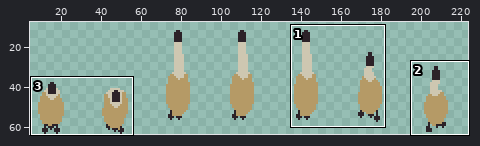
File history of a sprite sheet, art/boss/boss-attack-up.png. The first picture is a wide view before the edit; the outline marks the close-up.
Close-up. The starting point:
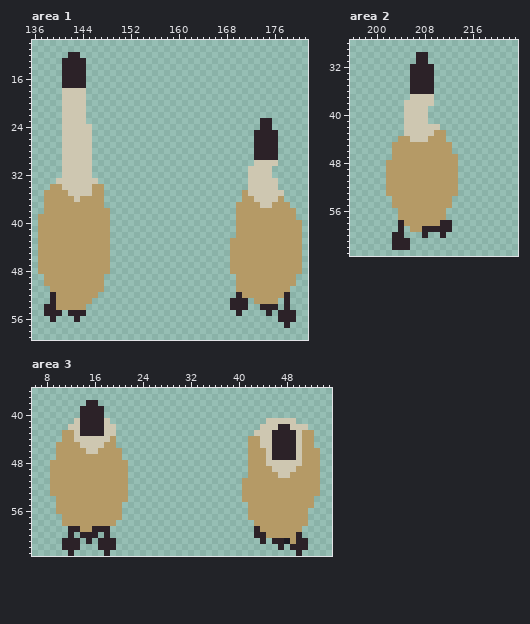
The file is 224x64 pixels. Shown: area 1: x 136..181, y 10..59; area 2: x 196..223, y 28..63; area 3: x 6..55, y 36..63. The wide view leaves out empty margins. The commit also changed other parts of the picture, which this record leaves out.
The same view after the edit:
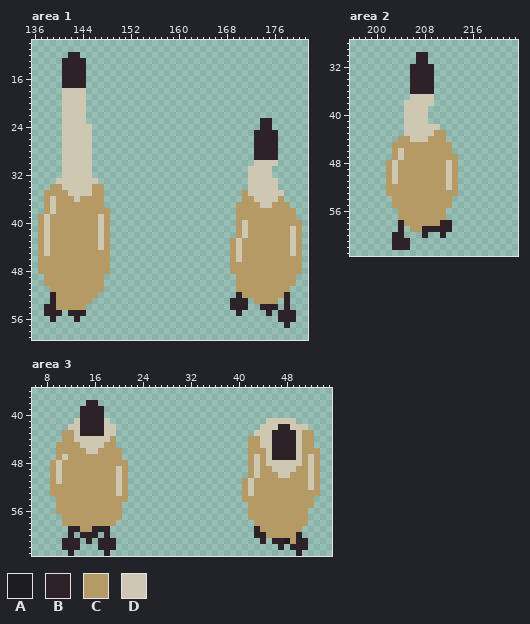
Palette (. is transparent): A #1d1b24  B #2c2228  C #b59a66  D #cec7b1
From old to new:
Area 1:
y 36..38: x 139 C -> D
y 39: x 138 C -> D; x 147 C -> D
y 40: x 138 C -> D; x 147 C -> D; x 171 C -> D
y 41..42: x 138 C -> D; x 147 C -> D; x 171 C -> D; x 179 C -> D
y 43..44: x 138 C -> D; x 147 C -> D; x 170 C -> D; x 179 C -> D
y 45: x 138 C -> D; x 170 C -> D; x 179 C -> D
y 46: x 170 C -> D
Area 2:
y 46..47: x 204 C -> D
y 48..51: x 203 C -> D; x 212 C -> D
y 52: x 212 C -> D
Area 3:
y 47: x 11 C -> D; x 43 C -> D; x 52 C -> D
y 48: x 10 C -> D; x 43 C -> D; x 52 C -> D
y 49..50: x 10 C -> D; x 20 C -> D; x 43 C -> D; x 52 C -> D
y 51: x 10 C -> D; x 20 C -> D; x 42 C -> D; x 52 C -> D
y 52: x 20 C -> D; x 42 C -> D; x 52 C -> D
y 53: x 20 C -> D; x 42 C -> D
